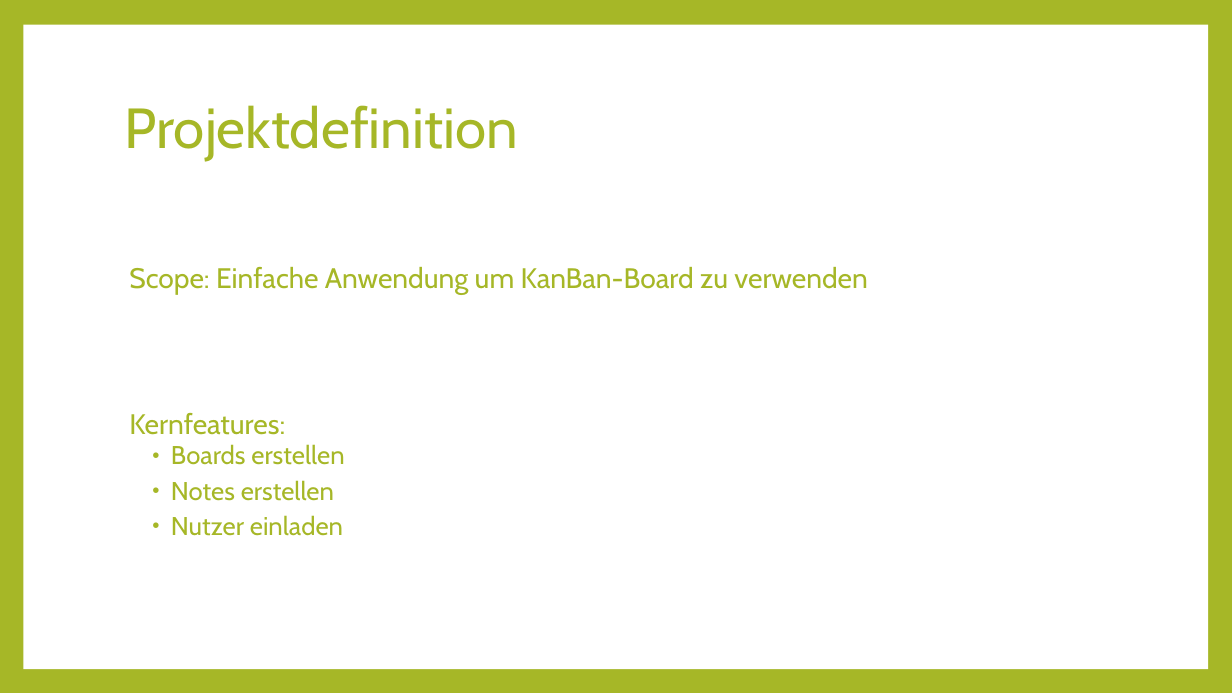
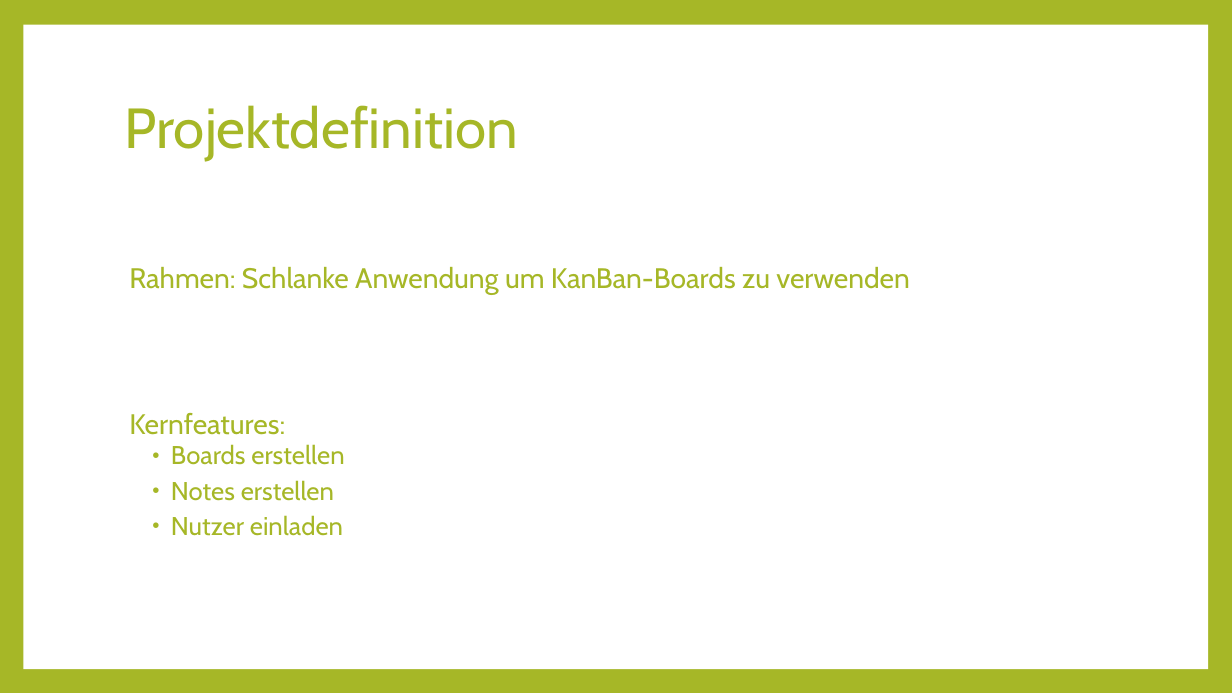
Before and after one commit to Kulu-M/KanBan-App, a slide deck: slide 23 of KanBan-App/Documents/Abschlusspräsentation/Projektmanagement.pptx (slide 20 before the commit). Drawn at 1232x693 pixels with LibreOffice and Linux fonts; fonts in the diff are those of the drawing. Boxes give left, top, right and bottom in pixels: in the first picture for what was removed or moved away, otherwise in the second. Text is boxed around its words. In the diff, an @@ line names an element or a change of style, - is before the commit and + after.

```diff
--- a/KanBan-App/Documents/Abschlusspräsentation/Projektmanagement.pptx
+++ b/KanBan-App/Documents/Abschlusspräsentation/Projektmanagement.pptx
@@ text at (129, 267, 909, 294): text changed @@
-Scope: Einfache Anwendung um KanBan-Board zu verwenden
+Rahmen: Schlanke Anwendung um KanBan-Boards zu verwenden
```
Also in this commit, not shown: 8 other slides changed, 8 slides added, 4 slides removed.
